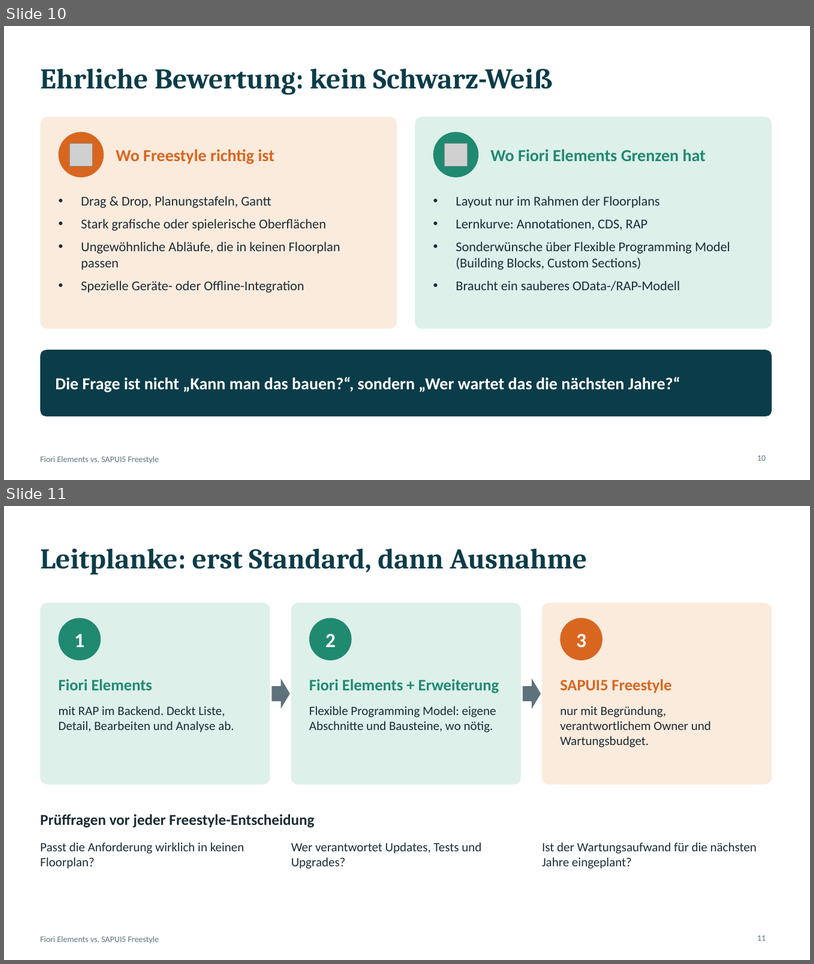
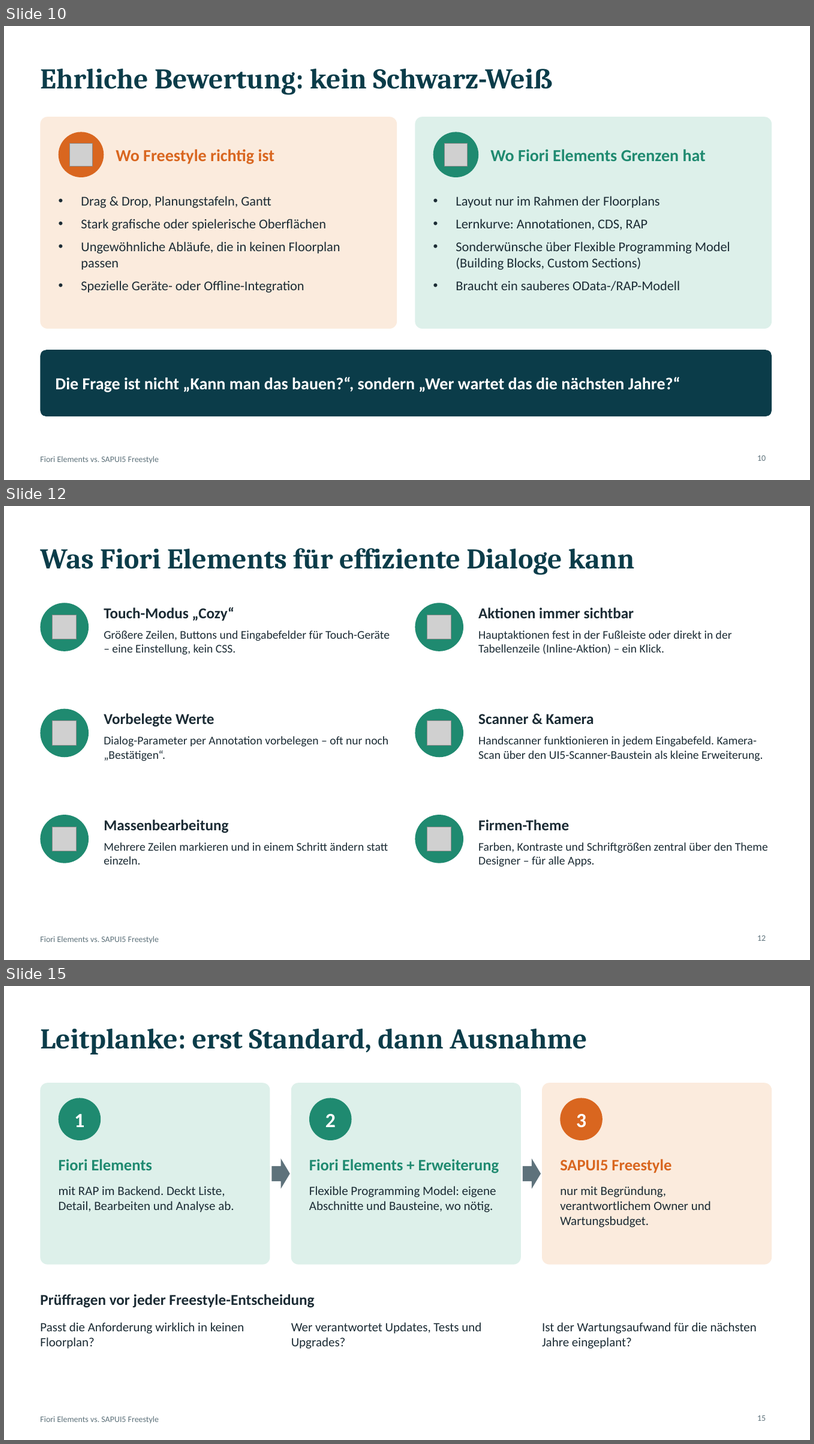
Before and after one commit to Fabs943/SAPUI5-DEMO, a slide deck: praesentation/Fiori_vs_Freestyle.pptx. Shown one above the other, each under a label of ours: slides 10 and 11 before the commit, slides 10, 12 and 15 after it; the slides between them are not shown. The pictures are 814x964 and 814x1444 pixels, drawn with LibreOffice and Linux fonts; fonts in the diff are those of the drawing; grey boxes stand for pictures. Boxes give left, top, right and bottom in pixels: in the first picture for what was removed or moved away, otherwise in the second. Text is boxed around its words. In the diff, an @@ line names an element or a change of style, - is before the commit and + after.

```diff
--- a/praesentation/Fiori_vs_Freestyle.pptx
+++ b/praesentation/Fiori_vs_Freestyle.pptx
@@ slide 12 added at (x1=4, y1=506, x2=810, y2=960), background #FFFFFF; not listed: 1 template element that a slide beside it also shows @@
@@ title added at (x1=40, y1=548, x2=635, y2=575), 34 pt, text #0B3C49, bold @@
+Was Fiori Elements für effiziente Dialoge kann
@@ ellipse added at (x1=40, y1=603, x2=89, y2=651), fill #1F8A70 @@
@@ text added at (x1=104, y1=607, x2=234, y2=621), 18 pt, text #1B2B34, bold @@
+Touch-Modus „Cozy“
@@ ellipse added at (x1=416, y1=603, x2=464, y2=651), fill #1F8A70 @@
@@ text added at (x1=479, y1=607, x2=635, y2=618), 18 pt, text #1B2B34, bold @@
+Aktionen immer sichtbar
@@ picture added at (x1=53, y1=615, x2=77, y2=639) @@
@@ text added at (x1=104, y1=630, x2=390, y2=655), 14 pt, text #1B2B34 @@
+Größere Zeilen, Buttons und Eingabefelder für Touch-Geräte – eine Einstellung, kein CSS.
@@ picture added at (x1=428, y1=615, x2=452, y2=639) @@
@@ text added at (x1=479, y1=630, x2=732, y2=654), 14 pt, text #1B2B34 @@
+Hauptaktionen fest in der Fußleiste oder direkt in der Tabellenzeile (Inline-Aktion) – ein Klick.
@@ ellipse added at (x1=40, y1=709, x2=89, y2=757), fill #1F8A70 @@
@@ picture added at (x1=53, y1=721, x2=77, y2=745) @@
@@ text added at (x1=104, y1=713, x2=215, y2=727), 18 pt, text #1B2B34, bold @@
+Vorbelegte Werte
@@ ellipse added at (x1=416, y1=709, x2=464, y2=757), fill #1F8A70 @@
@@ picture added at (x1=428, y1=721, x2=452, y2=745) @@
@@ text added at (x1=479, y1=714, x2=594, y2=724), 18 pt, text #1B2B34, bold @@
+Scanner & Kamera
@@ text added at (x1=104, y1=736, x2=389, y2=761), 14 pt, text #1B2B34 @@
+Dialog-Parameter per Annotation vorbelegen – oft nur noch „Bestätigen“.
@@ text added at (x1=479, y1=736, x2=763, y2=761), 14 pt, text #1B2B34 @@
+Handscanner funktionieren in jedem Eingabefeld. Kamera-Scan über den UI5-Scanner-Baustein als kleine Erweiterung.
@@ ellipse added at (x1=40, y1=814, x2=89, y2=863), fill #1F8A70 @@
@@ picture added at (x1=53, y1=826, x2=77, y2=851) @@
@@ text added at (x1=104, y1=819, x2=228, y2=833), 18 pt, text #1B2B34, bold @@
+Massenbearbeitung
@@ ellipse added at (x1=416, y1=814, x2=464, y2=863), fill #1F8A70 @@
@@ picture added at (x1=428, y1=826, x2=452, y2=851) @@
@@ text added at (x1=479, y1=819, x2=569, y2=830), 18 pt, text #1B2B34, bold @@
+Firmen-Theme
@@ text added at (x1=104, y1=842, x2=389, y2=864), 14 pt, text #1B2B34 @@
+Mehrere Zeilen markieren und in einem Schritt ändern statt einzeln.
@@ text added at (x1=479, y1=842, x2=768, y2=867), 14 pt, text #1B2B34 @@
+Farben, Kontraste und Schriftgrößen zentral über den Theme Designer – für alle Apps.
@@ page number added at (x1=758, y1=935, x2=766, y2=940), 10 pt, text #5E727B @@
+12
@@ what was slide 11 is now slide 15 @@
@@ page number at (x1=758, y1=1415, x2=766, y2=1420): text changed @@
-11
+15
```
Also in this commit, not shown: 3 other slides added.
